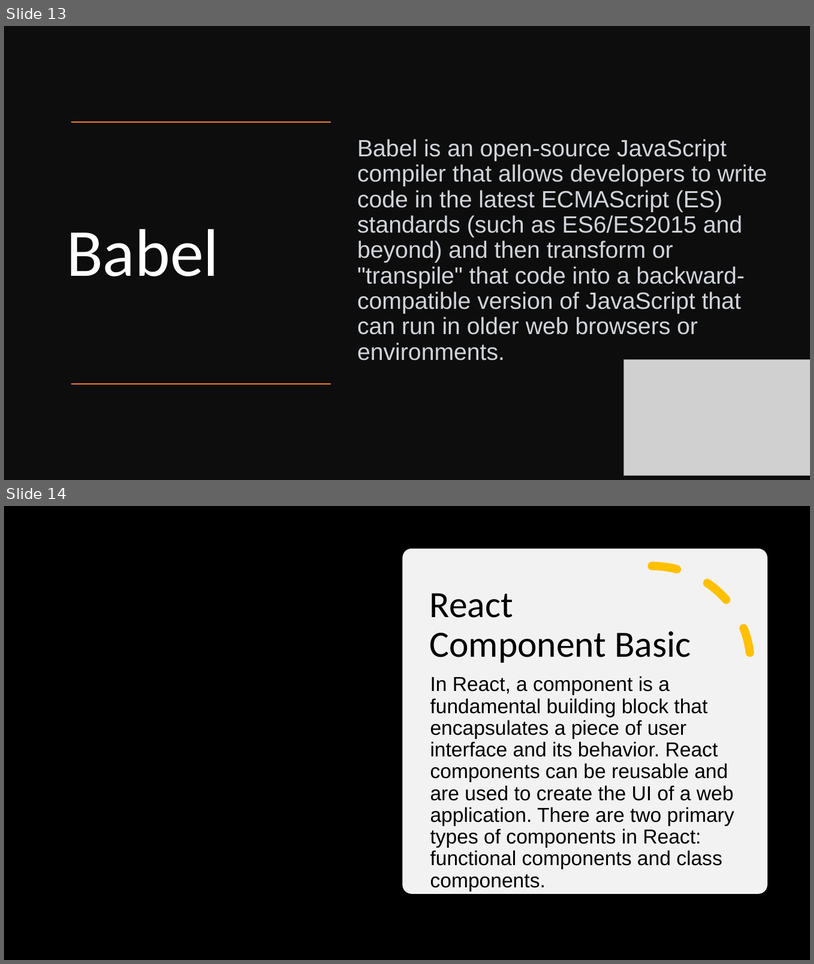
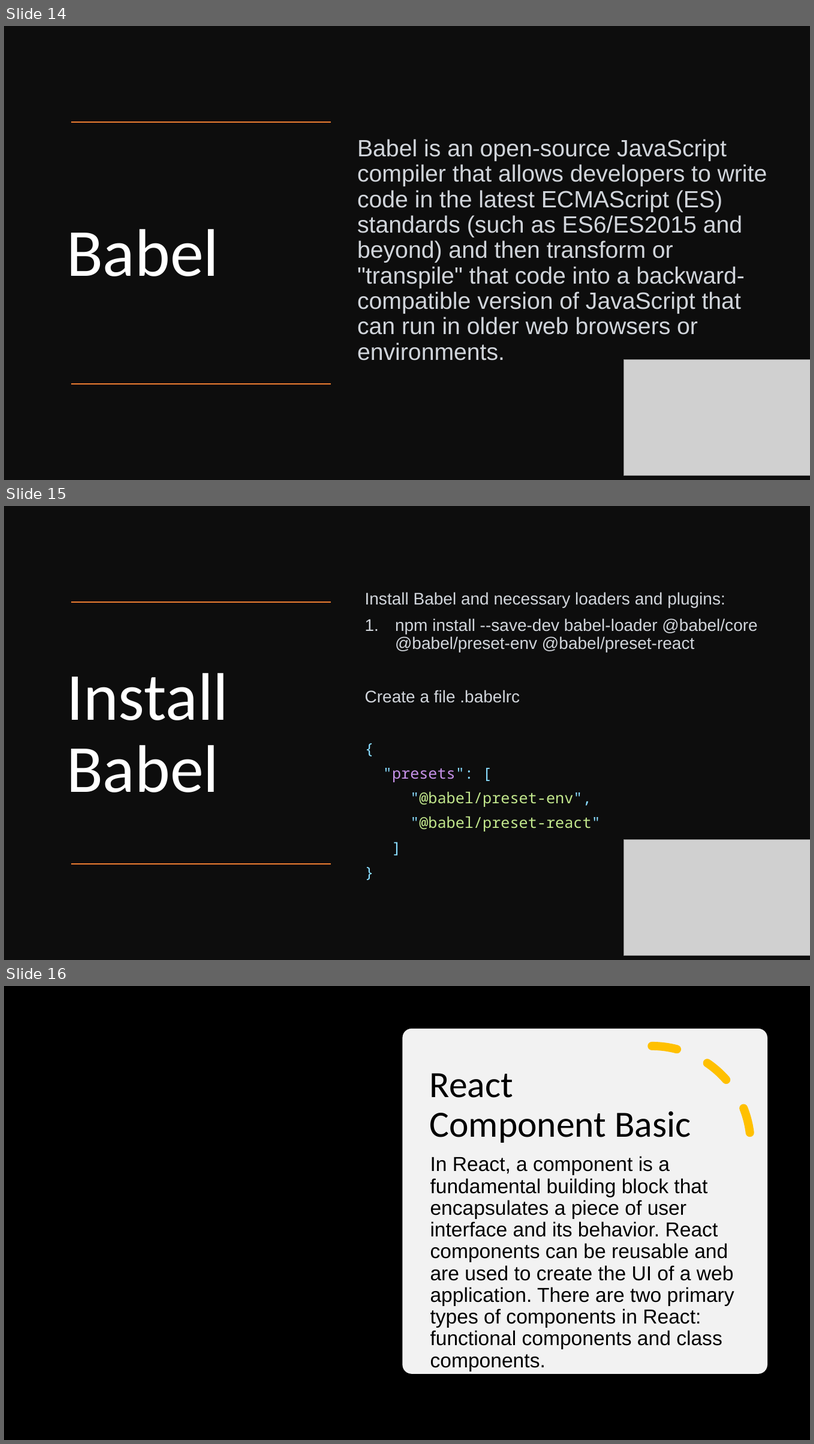
Before and after one commit to SivaPrasannaS/skg, a slide deck: react/study_materials/React.pptx. Shown one above the other, each under a label of ours: slides 13 and 14 before the commit, slides 14, 15 and 16 after it. The pictures are 814x964 and 814x1444 pixels, drawn with LibreOffice and Linux fonts; fonts in the diff are those of the drawing; grey boxes stand for pictures; background and template pictures are left out. Boxes give left, top, right and bottom in pixels: in the first picture for what was removed or moved away, otherwise in the second. Text is boxed around its words. In the diff, an @@ line names an element or a change of style, - is before the commit and + after.

Commit message:
Updated content in react ppt

```diff
--- a/react/study_materials/React.pptx
+++ b/react/study_materials/React.pptx
@@ slide 15 added at (4, 506, 810, 960), background #FFFFFF @@
@@ rectangle added at (4, 506, 810, 960), fill #0D0D0D @@
@@ text added at (365, 592, 758, 831), 20 pt, text #D1D5DB @@
+Install Babel and necessary loaders and plugins:
+1. npm install --save-dev babel-loader @babel/core @babel/preset-env @babel/preset-react
+Create a file .babelrc
+{
+"presets": [
+"@babel/preset-env",
+"@babel/preset-react"
+]
+}
@@ line added from (331, 602) to (71, 602), #ED7D31 1 pt @@
@@ title added at (66, 673, 229, 792), 80 pt, text #FFFFFF @@
+Install Babel
@@ picture added at (624, 840, 810, 955) @@
@@ line added from (331, 864) to (71, 864), #ED7D31 1 pt @@
@@ what was slide 13 is now slide 14 @@
@@ what was slide 14 is now slide 16 @@
```
Also in this commit, not shown: 1 other slide added.
